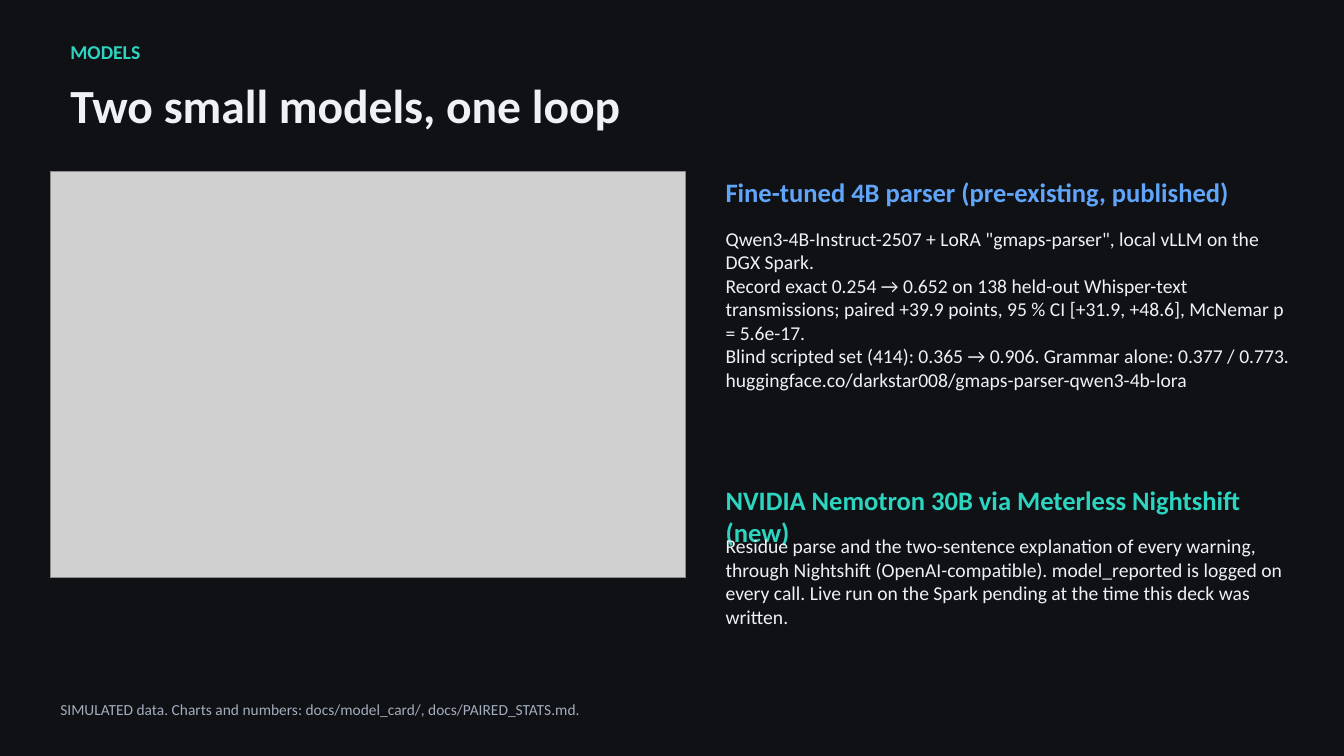
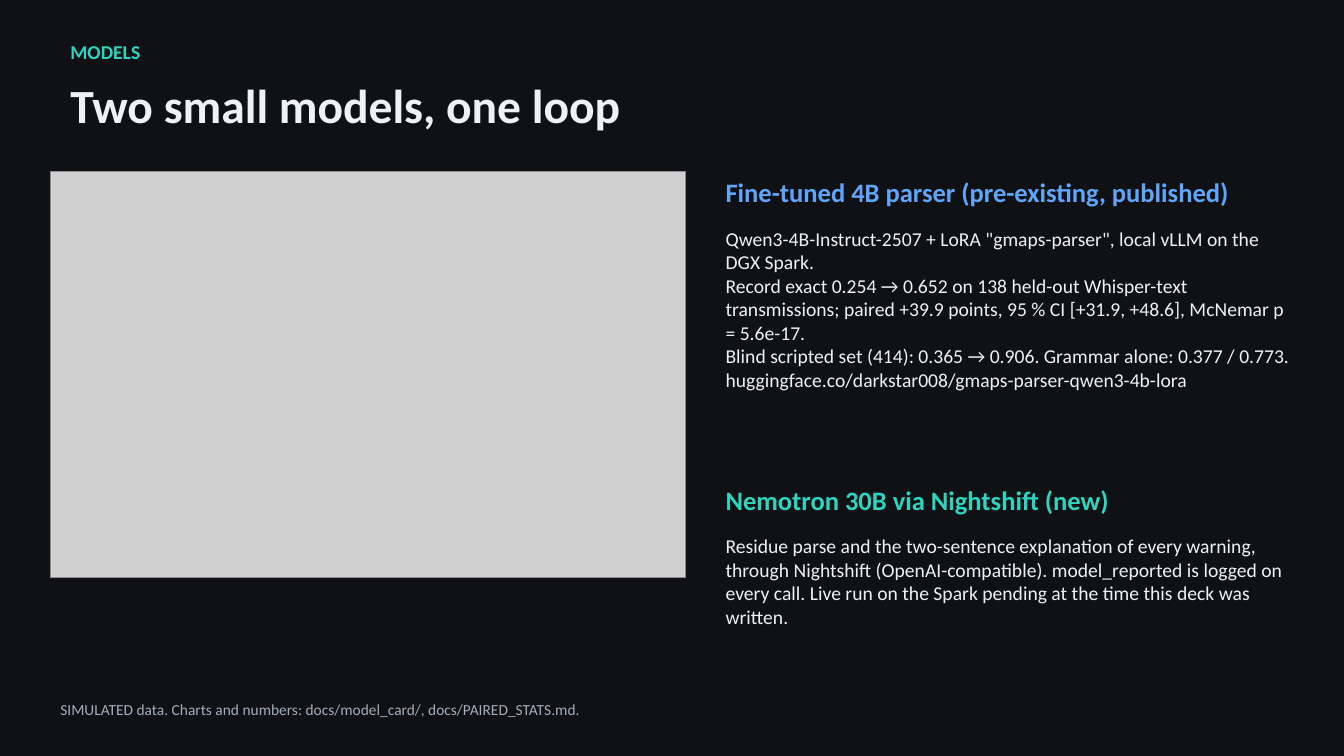
Before and after one commit to francolinx/gmaps, a slide deck: slide 5 of docs/deck/GMAPS_Open_Agent_2026.pptx. Drawn at 1344x756 pixels with LibreOffice and Linux fonts; fonts in the diff are those of the drawing; grey boxes stand for pictures. Boxes give left, top, right and bottom in pixels: in the first picture for what was removed or moved away, otherwise in the second. Text is boxed around its words. In the diff, an @@ line names an element or a change of style, - is before the commit and + after.

```diff
--- a/docs/deck/GMAPS_Open_Agent_2026.pptx
+++ b/docs/deck/GMAPS_Open_Agent_2026.pptx
@@ text at (x1=726, y1=490, x2=1109, y2=515): text changed @@
-NVIDIA Nemotron 30B via Meterless Nightshift (new)
+Nemotron 30B via Nightshift (new)
```
Also in this commit, not shown: 1 other slide changed, 1 other file.
